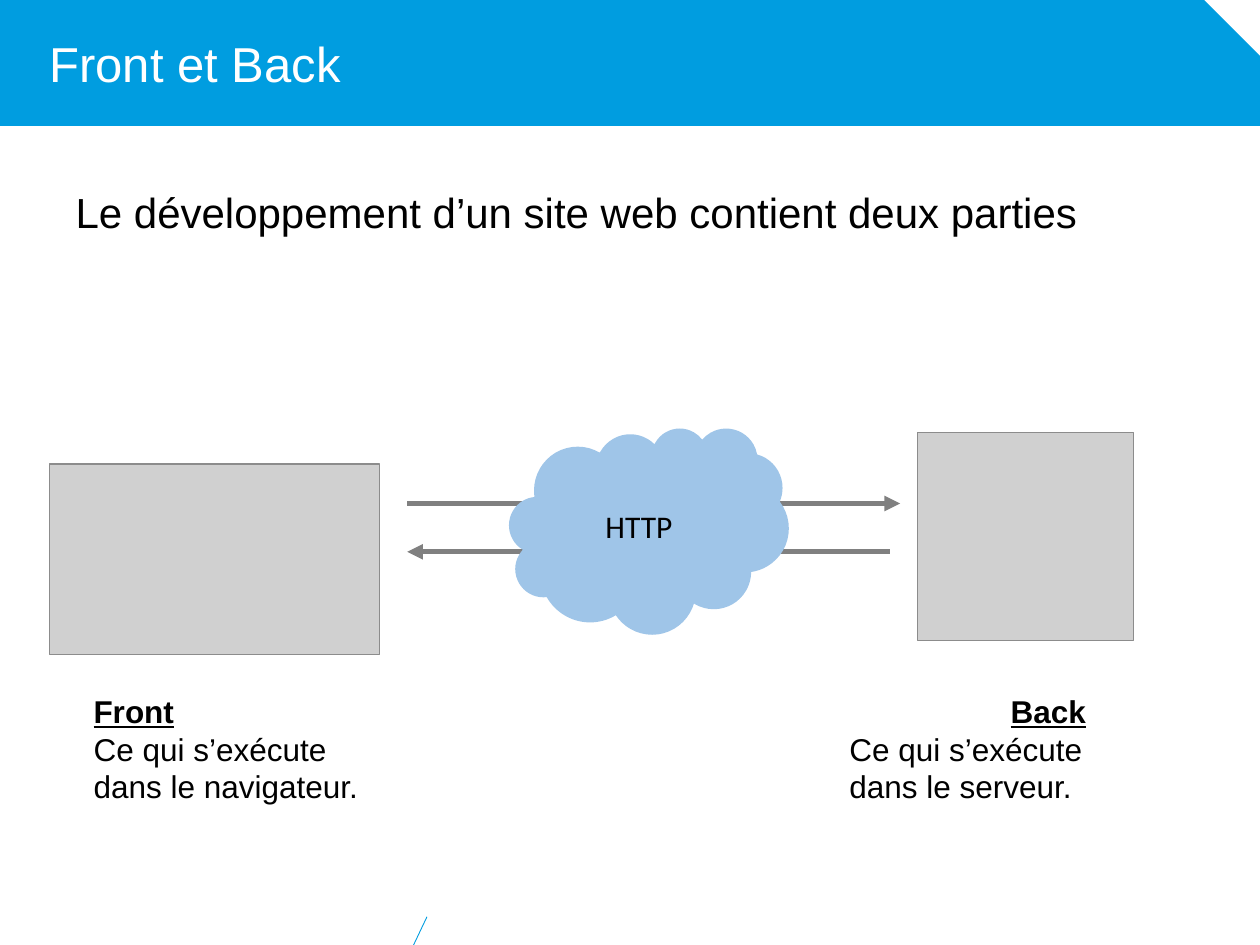
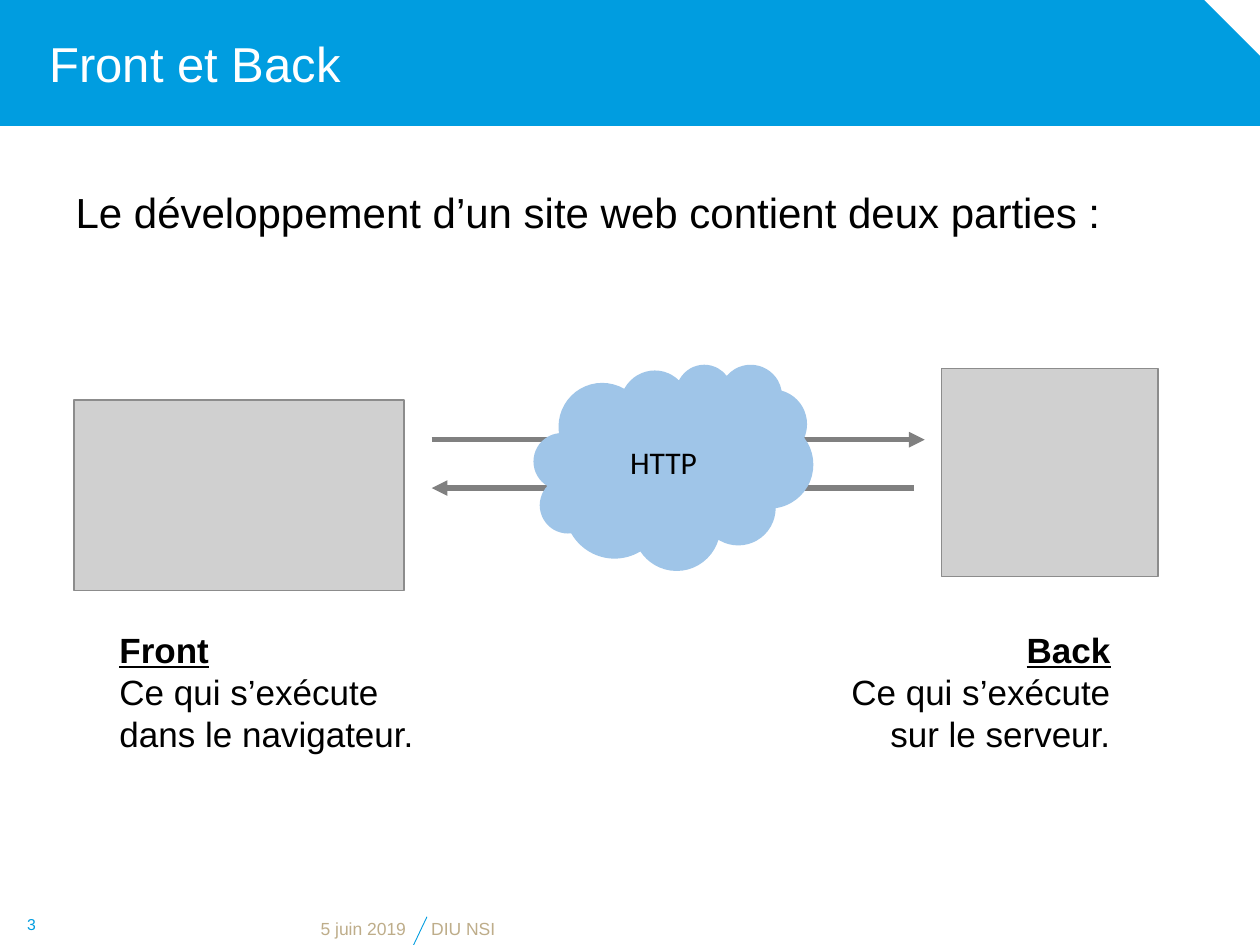
Before and after one commit to diu-uf-bordeaux/bloc1, a slide deck: slide 3 of web/5-Developpement/developpement.pptx. Drawn at 1260x945 pixels with LibreOffice and Linux fonts; fonts in the diff are those of the drawing; grey boxes stand for pictures; background and template pictures are left out. Boxes give left, top, right and bottom in pixels: in the first picture for what was removed or moved away, otherwise in the second. Text is boxed around its words. In the diff, an @@ line names an element or a change of style, - is before the commit and + after.

```diff
--- a/web/5-Developpement/developpement.pptx
+++ b/web/5-Developpement/developpement.pptx
@@ 2 pictures, 2 arrows, 1 cloud: place and size @@
-2 pictures, 2 arrows, 1 cloud at <box>49,428,1134,654</box>
+2 pictures, 2 arrows, 1 cloud at <box>74,364,1158,591</box>
@@ text "Front": place and size @@
-text "Front" at <box>94,701,358,804</box>
+text "Front" at <box>119,639,413,753</box>
@@ text "Front" at <box>119,639,413,753</box>: size 18 to 20 pt @@
@@ text "Back": place and size @@
-text "Back" at <box>849,700,1086,799</box>
+text "Back" at <box>851,637,1111,748</box>
@@ text at <box>1027,637,1111,668</box>: size 18 to 20 pt in "Back" @@
@@ text at <box>851,679,1111,748</box>: text changed; size 18 to 20 pt @@
-Ce qui s’exécute dans le serveur.
+Ce qui s’exécute sur le serveur.
@@ page number added at <box>27,919,36,930</box>, 9 pt, text #009DE0 @@
+3
@@ text added at <box>321,922,406,939</box>, 10 pt, text #BEAD8A @@
+5 juin 2019
@@ text added at <box>431,923,495,935</box>, 10 pt, text #BEAD8A @@
+DIU NSI
```
Also in this commit, not shown: 6 other slides changed.
